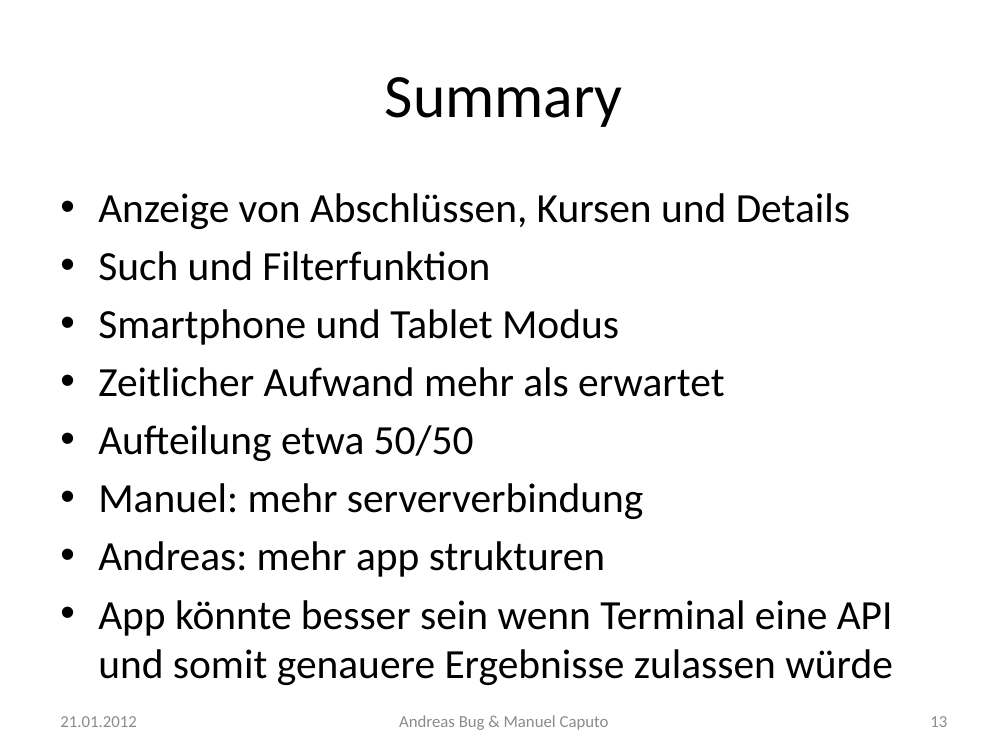
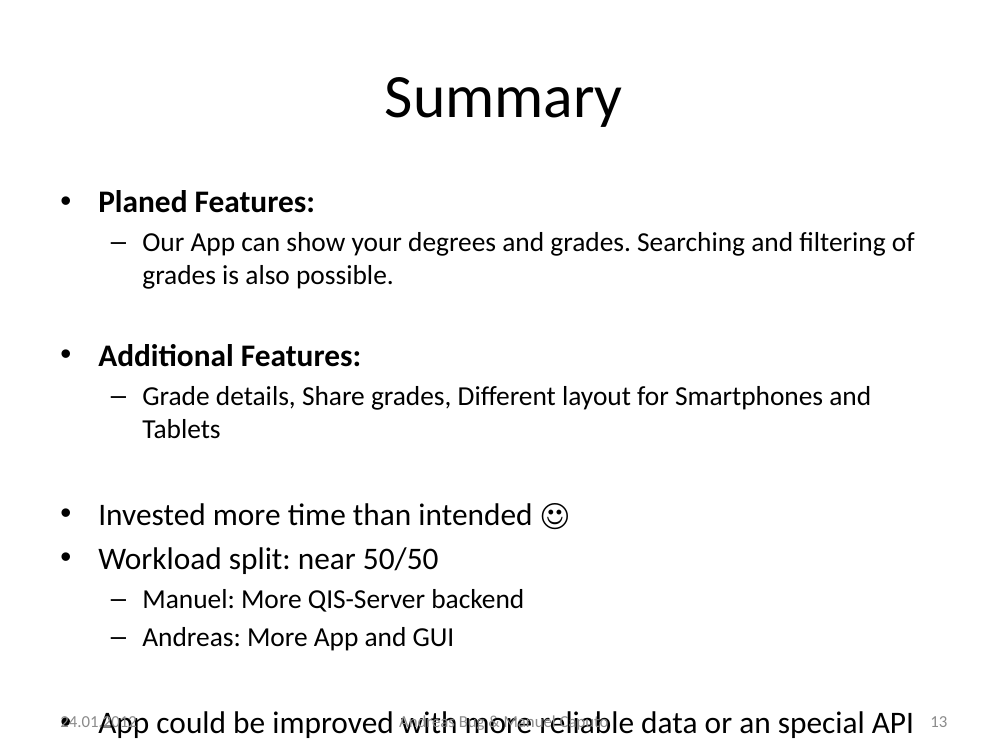
Before and after one commit to n0rf/htwg-grade-app, a slide deck: slide 13 of docs/notenapp-praesi.pptx. Drawn at 1008x756 pixels with LibreOffice and Linux fonts; fonts in the diff are those of the drawing. Boxes give left, top, right and bottom in pixels: in the first picture for what was removed or moved away, otherwise in the second. Text is boxed around its words. In the diff, an @@ line names an element or a change of style, - is before the commit and + after.

```diff
--- a/docs/notenapp-praesi.pptx
+++ b/docs/notenapp-praesi.pptx
@@ text at (98,190,915,738): text changed; size 29.6 to 19.6 pt @@
-• Anzeige von Abschlüssen, Kursen und Details
-• Such und Filterfunktion
-• Smartphone und Tablet Modus
-• Zeitlicher Aufwand mehr als erwartet
-• Aufteilung etwa 50/50
-• Manuel: mehr serververbindung
-• Andreas: mehr app strukturen
-• App könnte besser sein wenn Terminal eine API und somit genauere Ergebnisse zulassen würde
+• Planed Features:
+  – Our App can show your degrees and grades. Searching and filtering of grades is also possible.
+• Additional Features:
+  – Grade details, Share grades, Different layout for Smartphones and Tablets
+• Invested more time than intended ☺
+• Workload split: near 50/50
+  – Manuel: More QIS-Server backend
+  – Andreas: More App and GUI
+• App could be improved with more reliable data or an special API
@@ text at (60,714,136,732): text changed @@
-21.01.2012
+24.01.2012
```
Also in this commit, not shown: 13 other slides changed.
